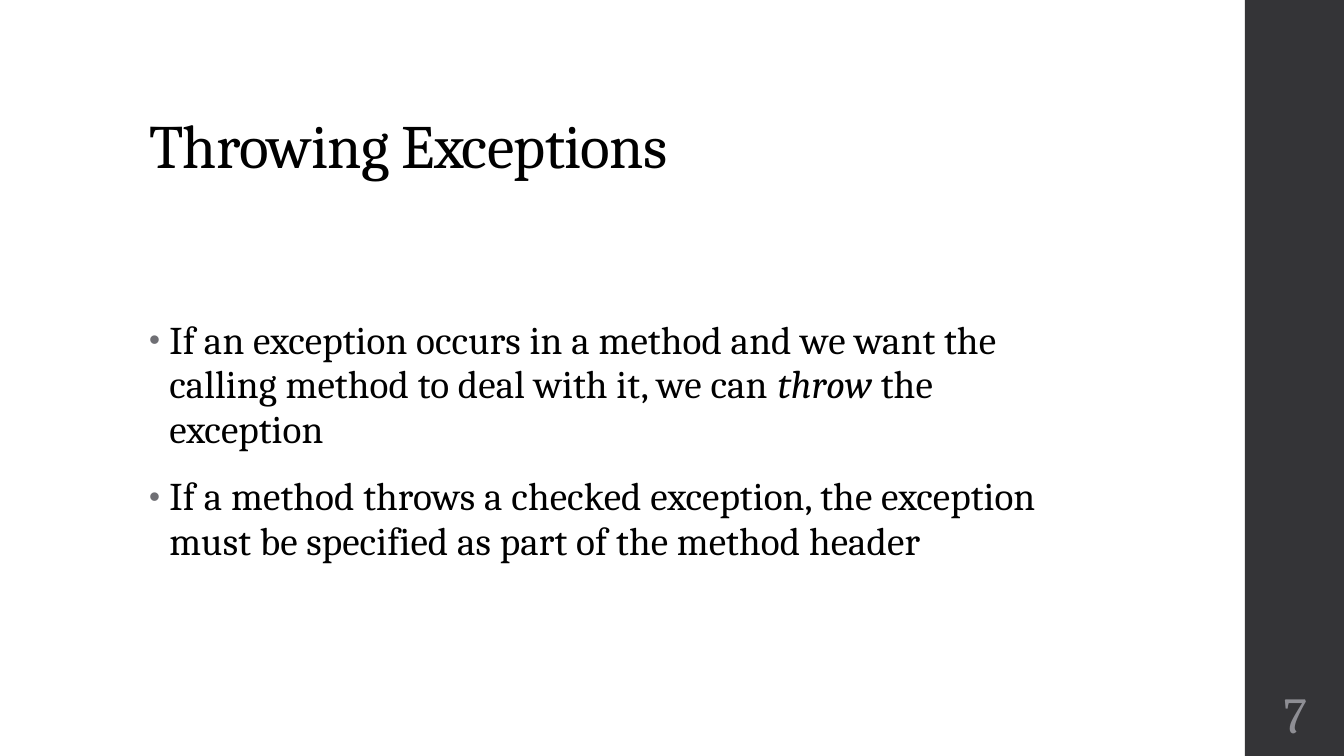
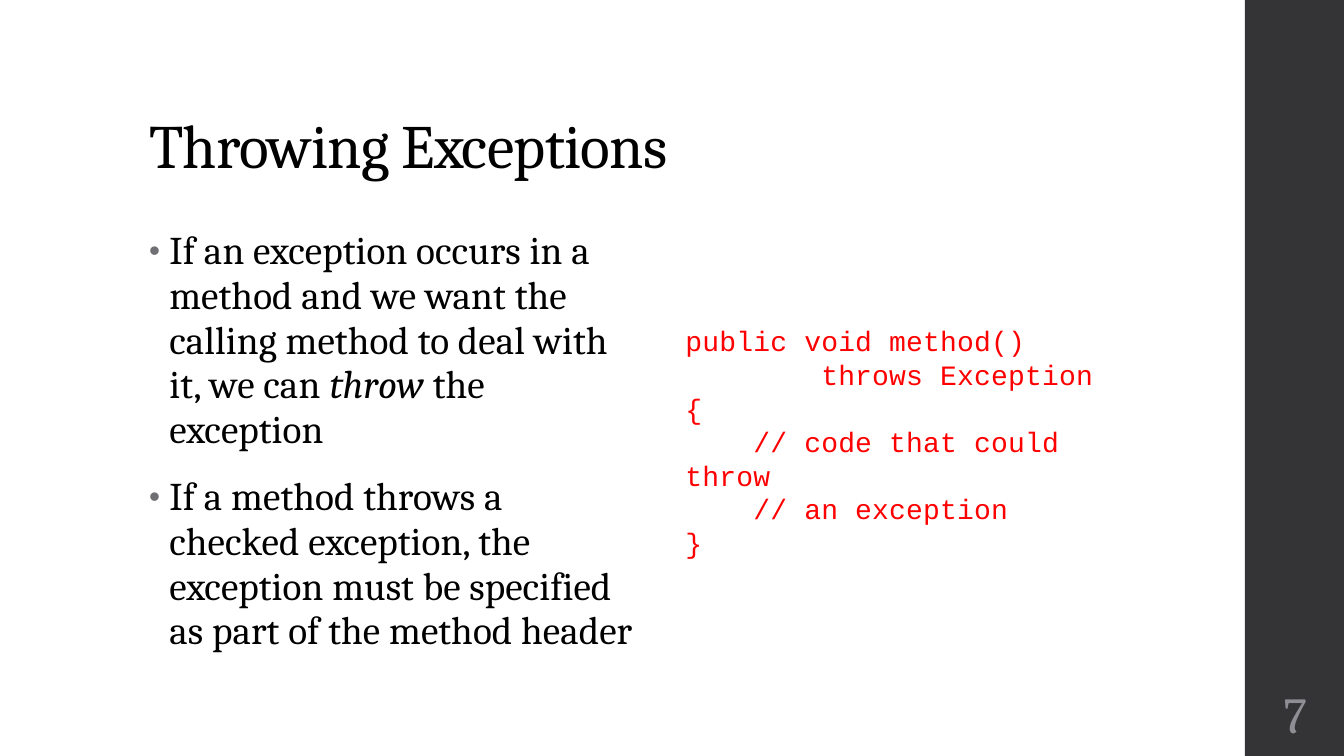
Before and after one commit to zarthur/CSCC-Fundamentals-Android-Notes, a slide deck: slide 7 of week_06/week_06.pptx. Drawn at 1344x756 pixels with LibreOffice and Linux fonts; fonts in the diff are those of the drawing. Boxes give left, top, right and bottom in pixels: in the first picture for what was removed or moved away, otherwise in the second. Text is boxed around its words. In the diff, an @@ line names an element or a change of style, - is before the commit and + after.

```diff
--- a/week_06/week_06.pptx
+++ b/week_06/week_06.pptx
@@ text "If an exception occurs in ..." rewrapped from <box>169,326,1035,564</box> to <box>169,236,632,653</box> @@
@@ text added at <box>685,331,1093,525</box>, 20 pt, text #FF0000 @@
+public void method()
+throws Exception {
+// code that could throw
+// an exception
+}
```
Also in this commit, not shown: 2 other slides changed, 2 other files.
